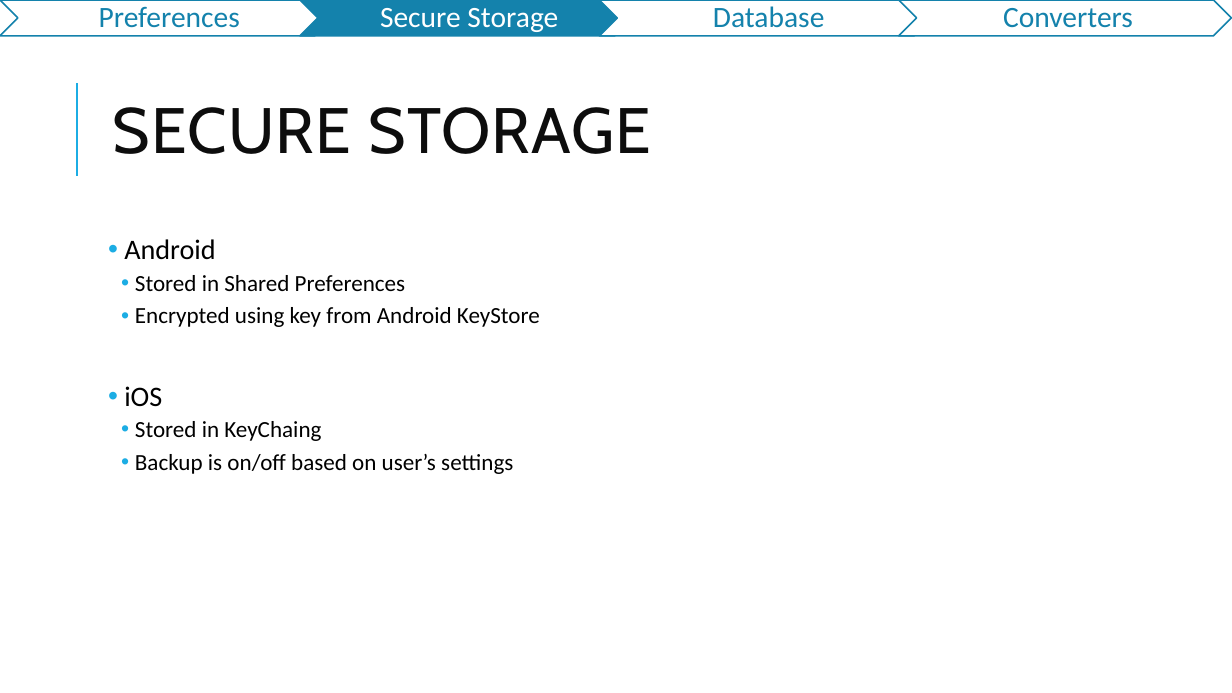
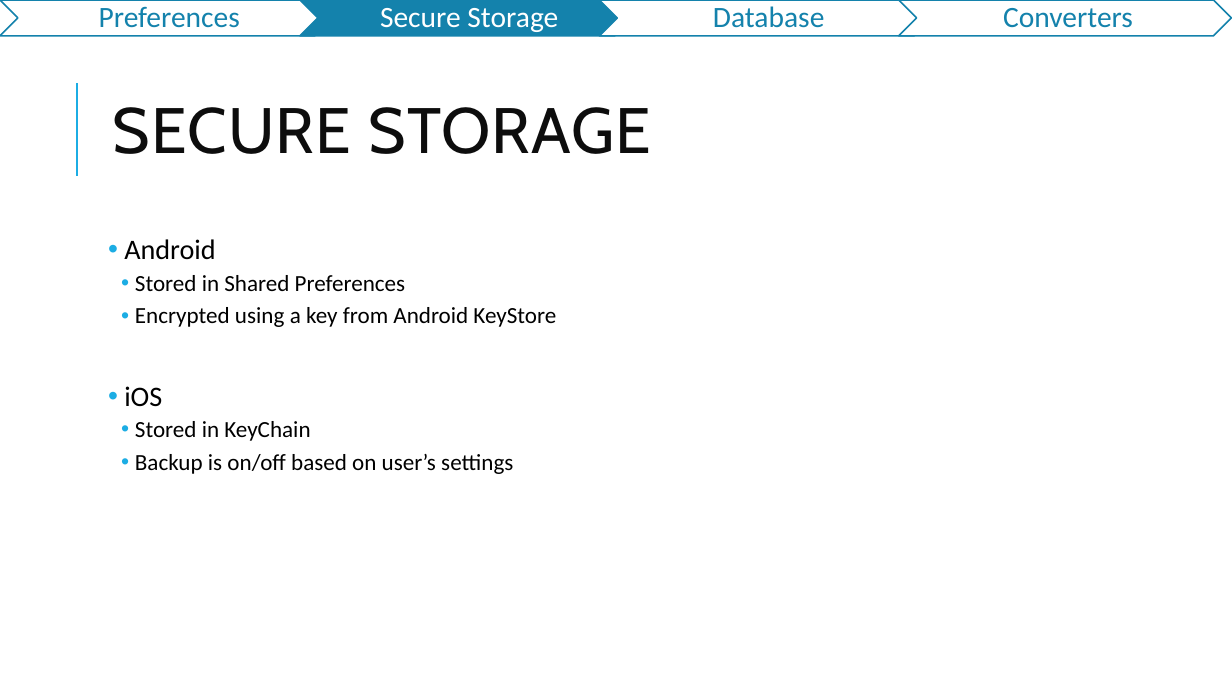
Before and after one commit to jasho/pv239-maui, a slide deck: slide 8 of 05_Storage/PV239-MAUI-05_Storage.pptx. Drawn at 1232x693 pixels with LibreOffice and Linux fonts; fonts in the diff are those of the drawing. Boxes give left, top, right and bottom in pixels: in the first picture for what was removed or moved away, otherwise in the second. Text is boxed around its words. In the diff, an @@ line names an element or a change of style, - is before the commit and + after.

```diff
--- a/05_Storage/PV239-MAUI-05_Storage.pptx
+++ b/05_Storage/PV239-MAUI-05_Storage.pptx
@@ text at (135,307,556,327): text changed @@
-  • Encrypted using key from Android KeyStore
+  • Encrypted using a key from Android KeyStore
@@ text at (135,421,310,441): text changed @@
-  • Stored in KeyChaing
+  • Stored in KeyChain
```
Also in this commit, not shown: 7 other slides changed.
